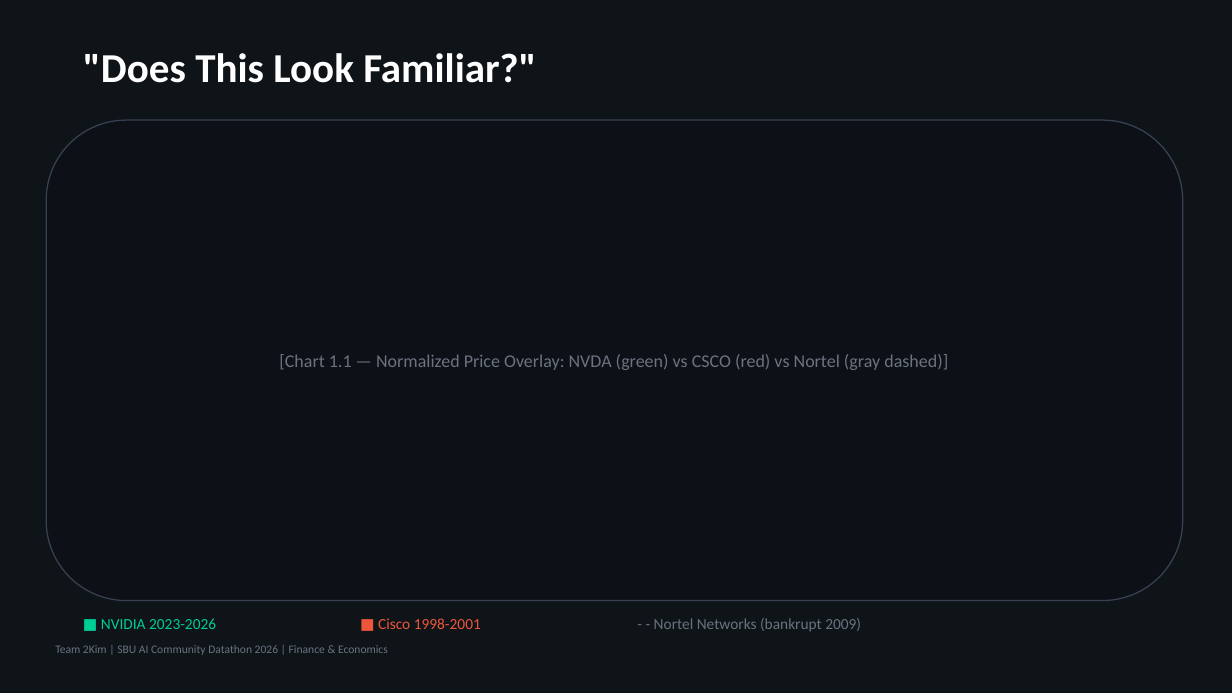
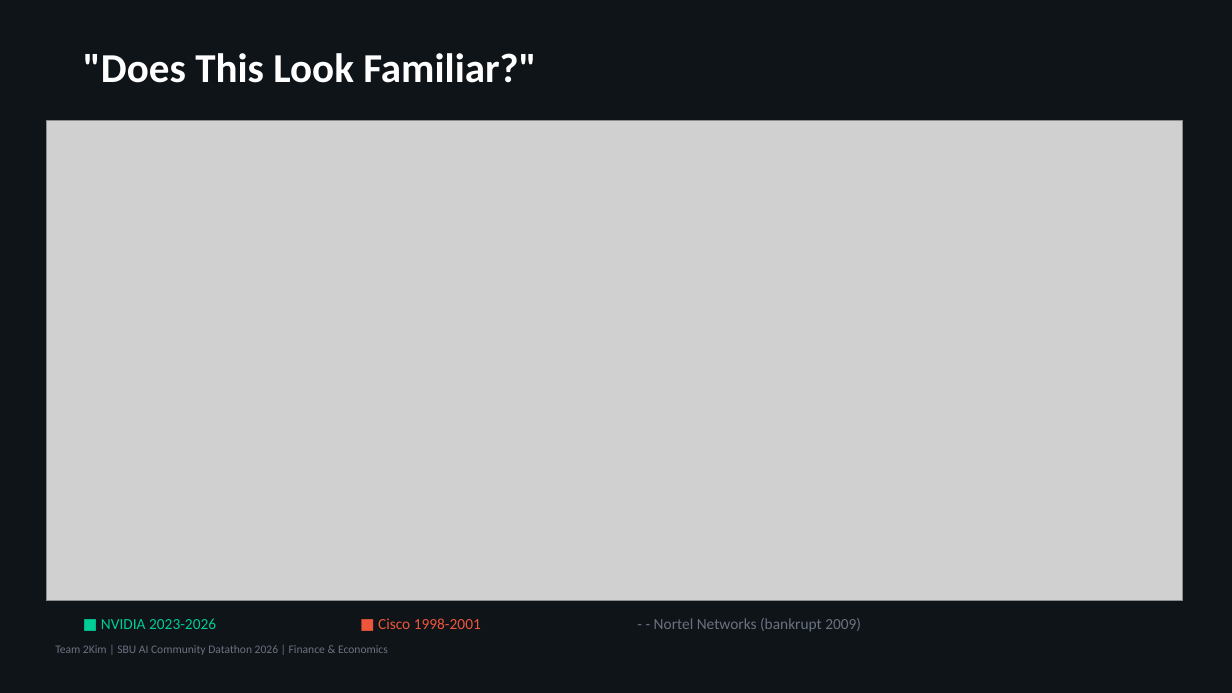
Before and after one commit to jimbo111/datathon26-2kim, a slide deck: slide 2 of submissions/2kim_finance_slides.pptx. Drawn at 1232x693 pixels with LibreOffice and Linux fonts; fonts in the diff are those of the drawing; grey boxes stand for pictures. Boxes give left, top, right and bottom in pixels: in the first picture for what was removed or moved away, otherwise in the second. Text is boxed around its words. In the diff, an @@ line names an element or a change of style, - is before the commit and + after.

```diff
--- a/submissions/2kim_finance_slides.pptx
+++ b/submissions/2kim_finance_slides.pptx
@@ rounded rectangle removed at (46,120,1183,601) @@
-[Chart 1.1 — Normalized Price Overlay: NVDA (green) vs CSCO (red) vs Nortel (gray dashed)]
@@ picture added at (46,120,1183,601) @@
```
Also in this commit, not shown: 7 other slides changed, 1 other file.
